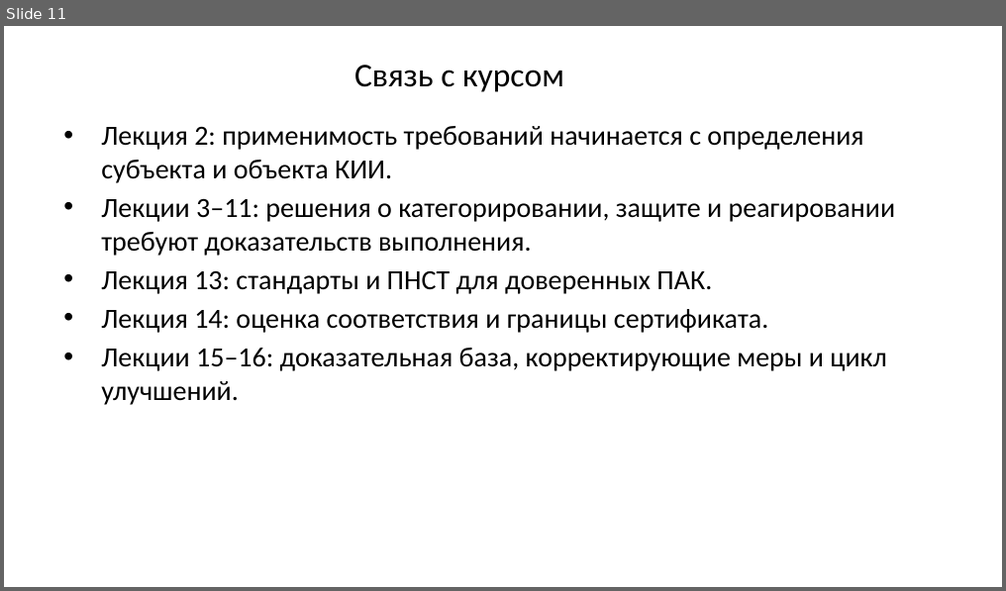
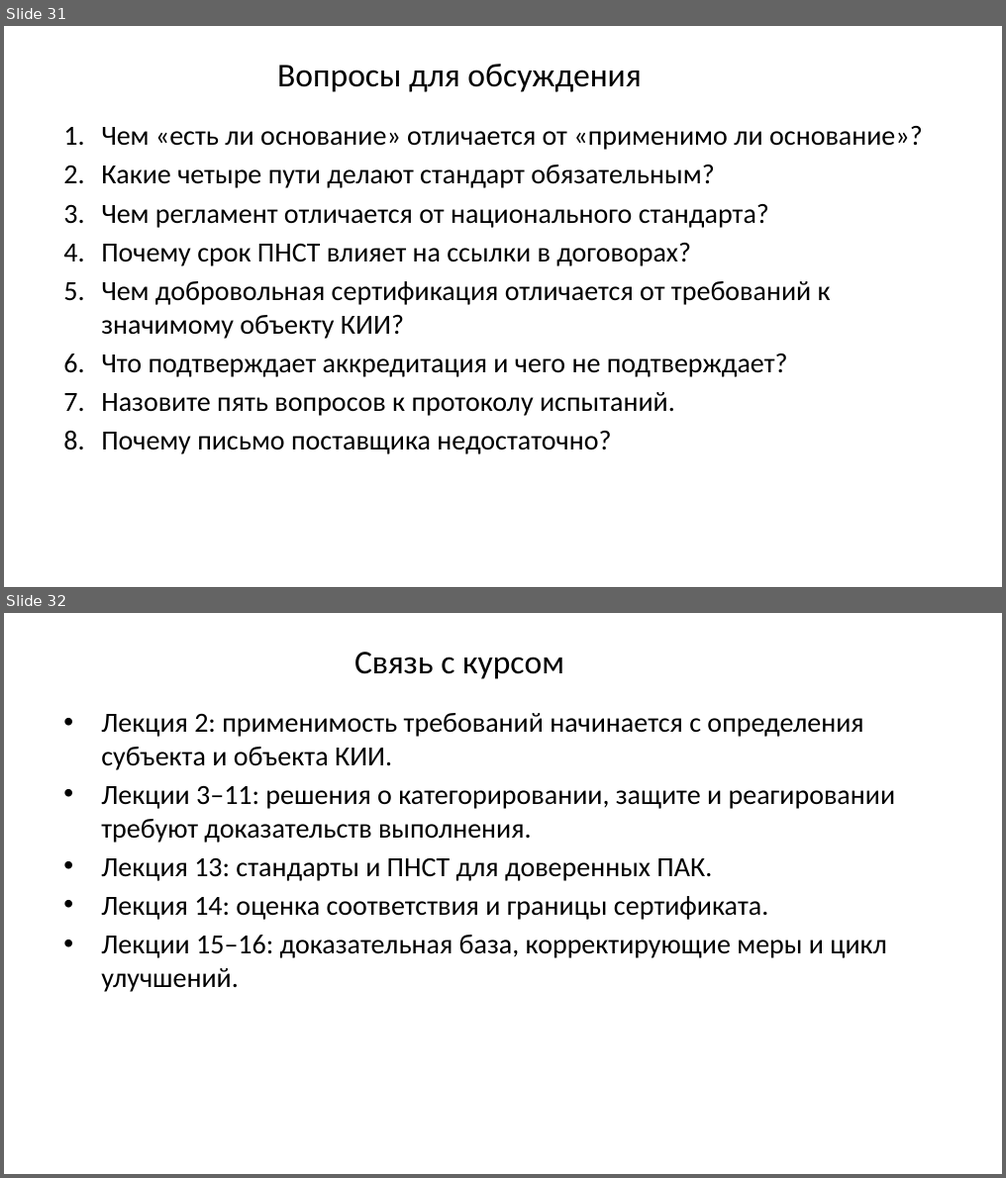
Before and after one commit to arasskazov/IFTIS-KII-2026, a slide deck: Lec_1_Модуль 1_1_Слайд-конспект.pptx. Shown one above the other, each under a label of ours: slide 11 before the commit, slides 31 and 32 after it. The pictures are 1006x591 and 1006x1178 pixels, drawn with LibreOffice and Linux fonts; fonts in the diff are those of the drawing; background and template pictures are left out. Boxes give left, top, right and bottom in pixels: in the first picture for what was removed or moved away, otherwise in the second. Text is boxed around its words. In the diff, an @@ line names an element or a change of style, - is before the commit and + after.

```diff
--- a/Lec_1_Модуль 1_1_Слайд-конспект.pptx
+++ b/Lec_1_Модуль 1_1_Слайд-конспект.pptx
@@ slide 31 added at (x1=4, y1=26, x2=1002, y2=587), background #FFFFFF @@
@@ title added at (x1=277, y1=64, x2=641, y2=92), 24 pt, text #000000 @@
+Вопросы для обсуждения
@@ text added at (x1=101, y1=126, x2=923, y2=455), 20 pt, text #000000 @@
+1. Чем «есть ли основание» отличается от «применимо ли основание»?
+2. Какие четыре пути делают стандарт обязательным?
+3. Чем регламент отличается от национального стандарта?
+4. Почему срок ПНСТ влияет на ссылки в договорах?
+5. Чем добровольная сертификация отличается от требований к значимому объекту КИИ?
+6. Что подтверждает аккредитация и чего не подтверждает?
+7. Назовите пять вопросов к протоколу испытаний.
+8. Почему письмо поставщика недостаточно?
@@ what was slide 11 is now slide 32 @@
```
Also in this commit, not shown: 7 slides changed, 22 other slides added, 2 slides removed.
